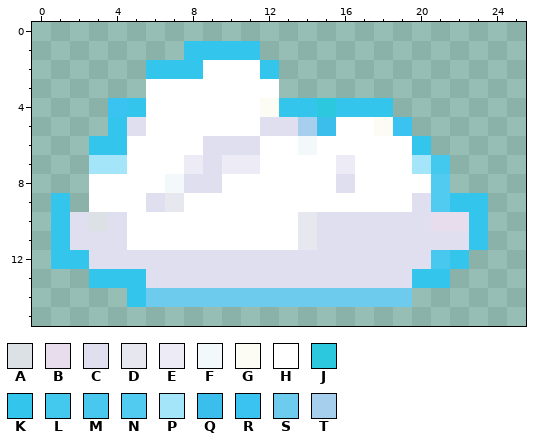
Pixel-art sprite, stored at public/img/16.png. Above: the version before the commit.
The file is 104x64 pixels, drawn in blocks of 4x4; one block is one cell here. Colours within 5 levels of each other are drawn and written as one.
Palette (. is transparent): A #dce1e6  B #e7ddec  C #e0dfef  D #e7e8ef  E #edecf6  F #f3f8fa  G #fcfcf5  H #ffffff  J #2cc8de  K #34c5ec  L #43c8ee  M #49c8ef  N #51cbef  P #a5e5f9  Q #3bbeeb  R #3ac3f1  S #6dcced  T #a6cfee
Pixels before, first column x 1:
 1 .......KKKK............
 2 .....KKKHHHK...........
 3 .....HHHHHHH...........
 4 ...RKHHHHHHGKKJKKK.....
 5 ...KCHHHHHHCCTQHHGR....
 6 ..KKHHHHCCCHHFHHHHHK...
 7 ..PPHHHECEEHHHHEHHHPL..
 8 ..HHHHFCCHHHHHHCHHHHN..
 9 K.HHHCDHHHHHHHHHHHHCNKK
10 KCACHHHHHHHHHDCCCCCCBBK
11 KCCCHHHHHHHHHDCCCCCCCCK
12 KKCCCCCCCCCCCCCCCCCCMK.
13 ..KKKCCCCCCCCCCCCCCKK..
14 ....KSSSSSSSSSSSSSS....
New version:
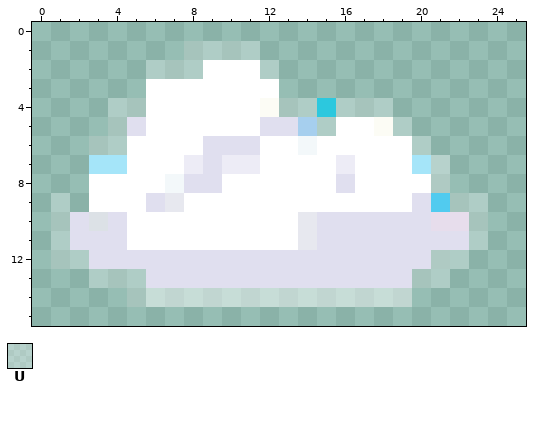
Colours new in this view: U #ffffff50
Change:
Colour K changes from #34c5ec to #ffffff3c.
Colour S changes from #6dcced to #ffffff78.
The edit turns colour Q into colour K in row 5 at x 15.
The edit turns colour R into colour K in row 4 at x 4; in row 5 at x 19.
The edit turns colour L into colour U in row 7 at x 21.
The edit turns colour M into colour U in row 12 at x 21.
The edit turns colour N into colour U in row 8 at x 21.
Where, in picture pixels (left, top, right, bottom), the same in both pictures:
changed: (51, 41, 488, 307)
